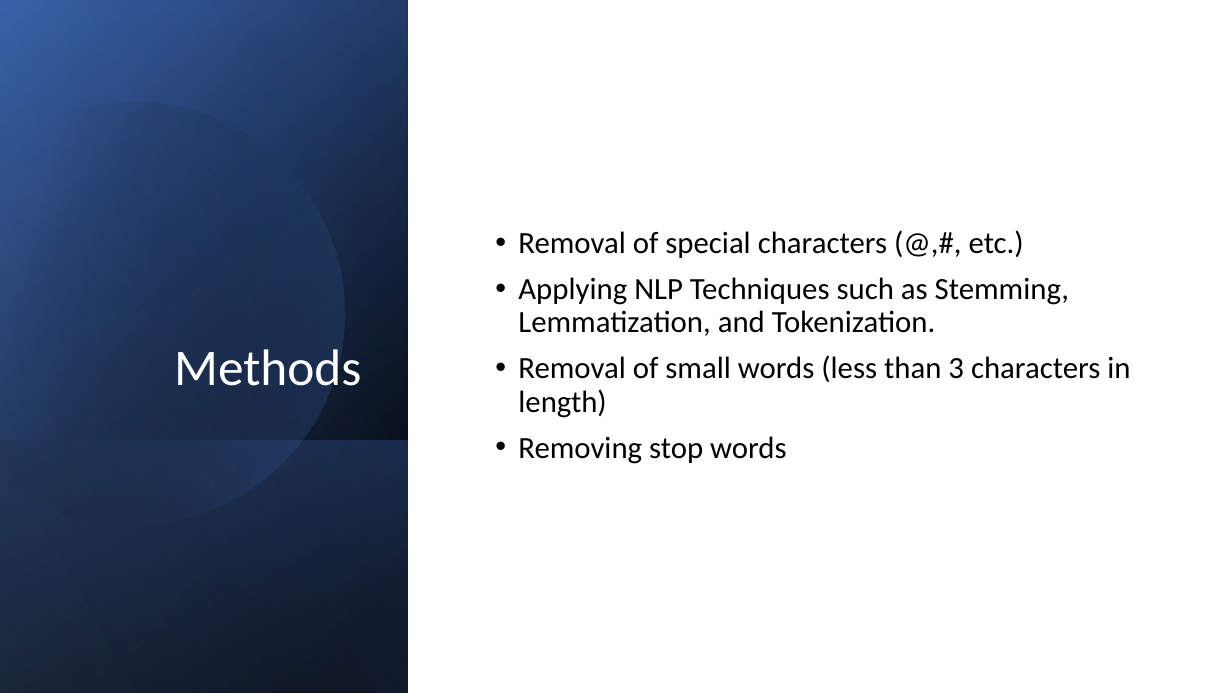
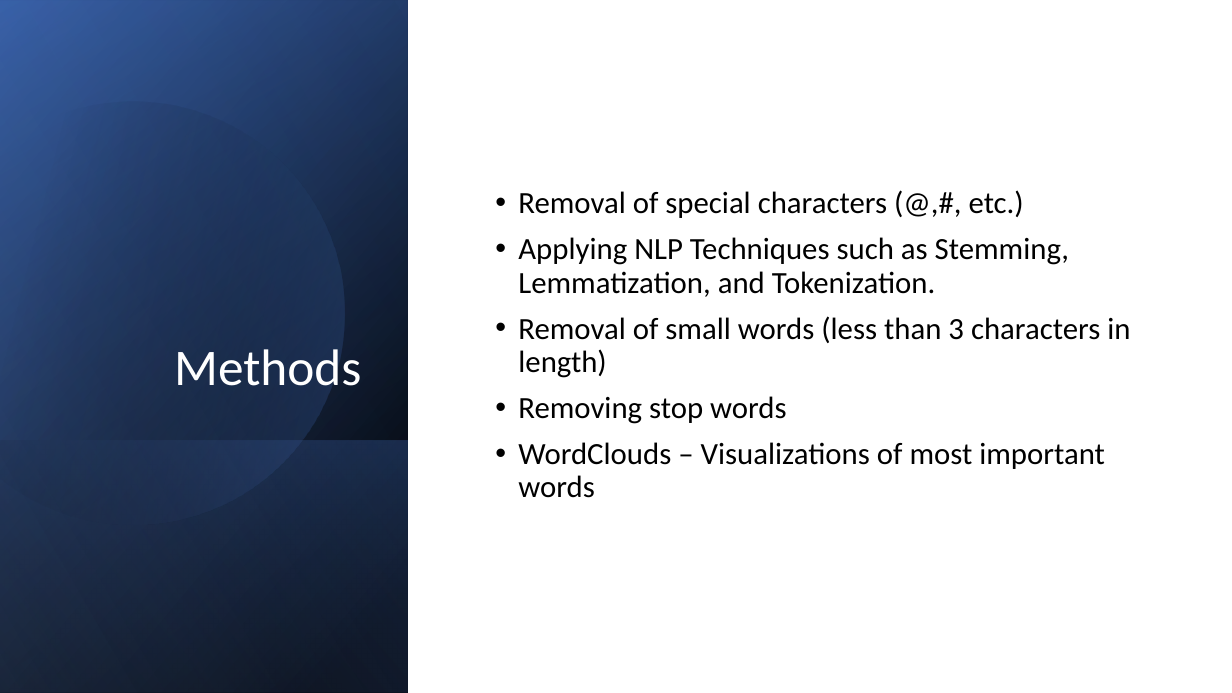
Before and after one commit to carlos-marin1742/Apple-Sentiment-analysis-NLP, a slide deck: slide 6 of dsc-phase-4-project-presentation.pptx. Drawn at 1232x693 pixels with LibreOffice and Linux fonts; fonts in the diff are those of the drawing. Boxes give left, top, right and bottom in pixels: in the first picture for what was removed or moved away, otherwise in the second. Text is boxed around its words. In the diff, an @@ line names an element or a change of style, - is before the commit and + after.

```diff
--- a/dsc-phase-4-project-presentation.pptx
+++ b/dsc-phase-4-project-presentation.pptx
@@ text at box(518, 442, 1105, 498): paragraph added @@
+• WordClouds – Visualizations of most important words
```
Also in this commit, not shown: 6 other slides changed, 7 slides added, 8 other files.
